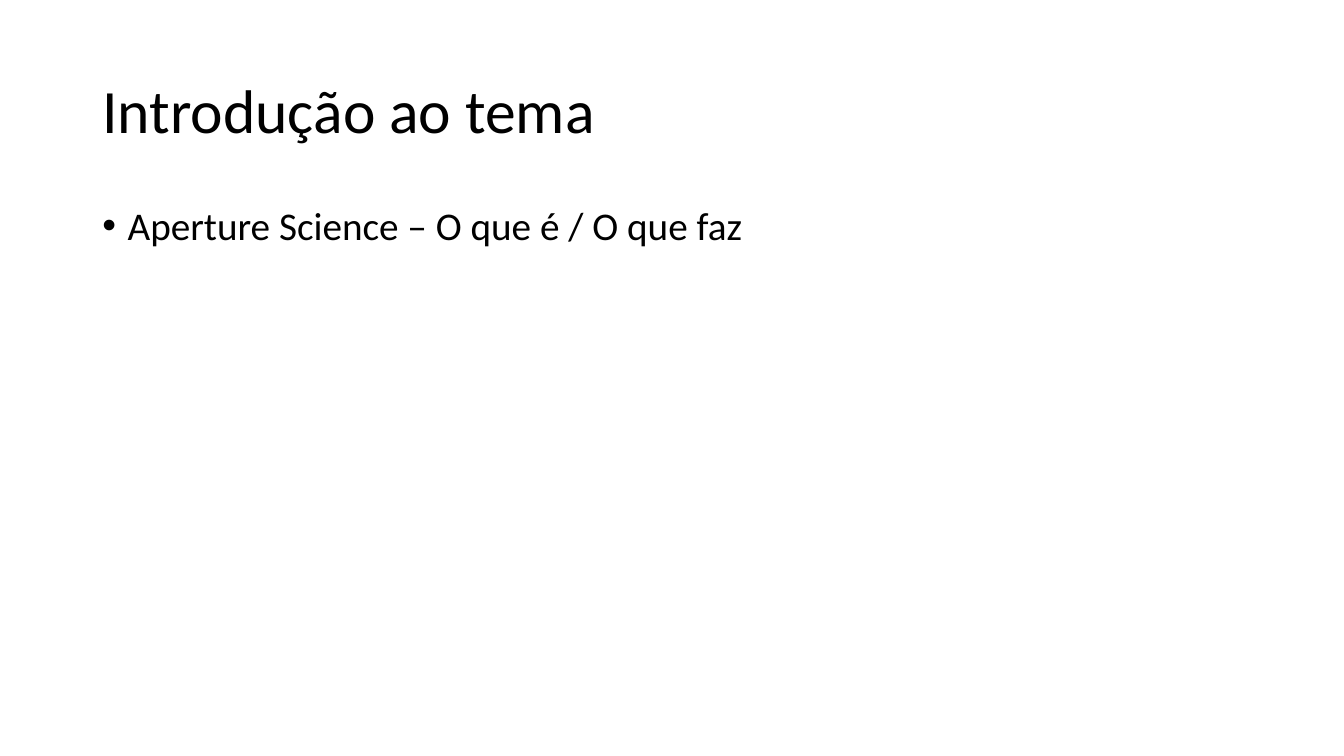
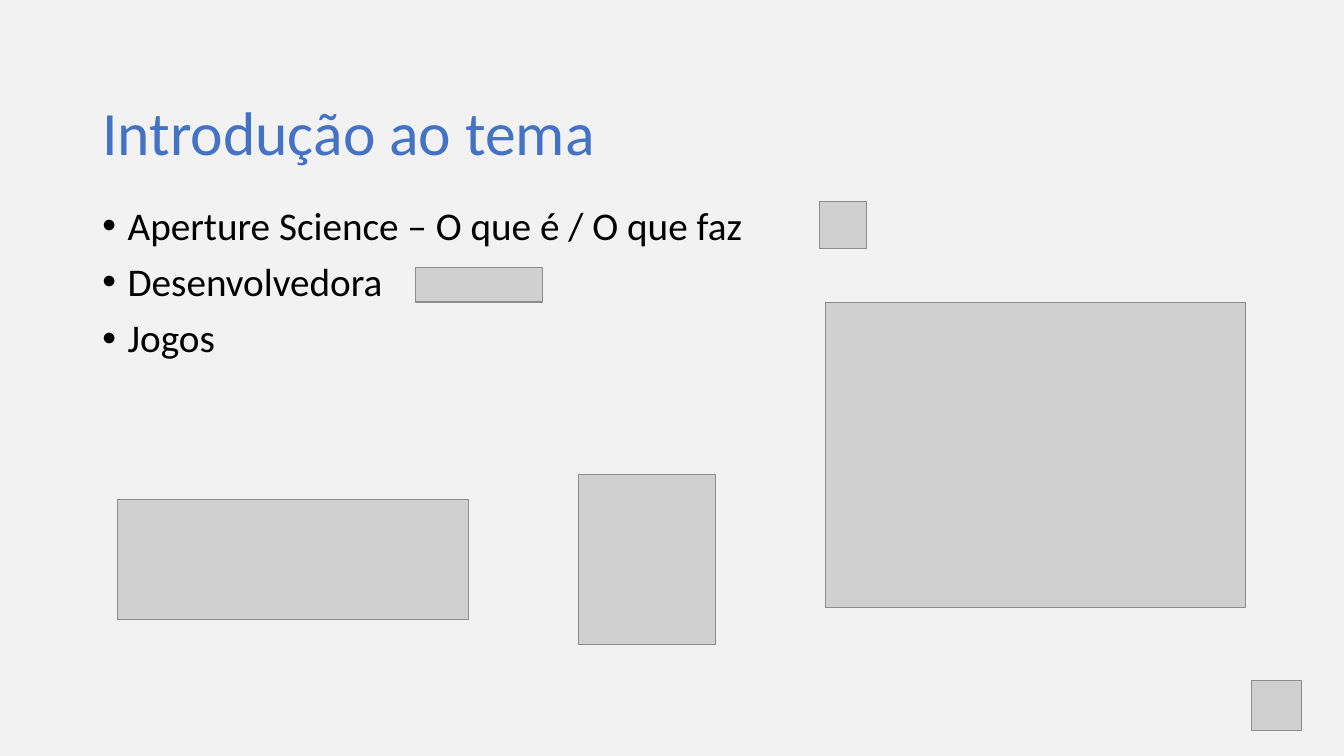
Before and after one commit to Pineapplentt/ThinkingWithPortals, a slide deck: slide 2 of doc/Apresentação Aperture.pptx. Drawn at 1344x756 pixels with LibreOffice and Linux fonts; fonts in the diff are those of the drawing; grey boxes stand for pictures. Boxes give left, top, right and bottom in pixels: in the first picture for what was removed or moved away, otherwise in the second. Text is boxed around its words. In the diff, an @@ line names an element or a change of style, - is before the commit and + after.

```diff
--- a/doc/Apresentação Aperture.pptx
+++ b/doc/Apresentação Aperture.pptx
@@ background #FFFFFF to #F2F2F2 @@
@@ title "Introdução ao tema": place and size @@
-title "Introdução ao tema" at bbox=[102, 90, 594, 144]
+title "Introdução ao tema" at bbox=[102, 112, 594, 166]
@@ title "Introdução ao tema" at bbox=[102, 112, 594, 166]: text colour #000000 to #4472C4 @@
@@ picture added at bbox=[820, 202, 867, 249] @@
@@ text at bbox=[128, 268, 383, 359]: paragraphs added @@
+• Desenvolvedora
+• Jogos
@@ picture added at bbox=[416, 267, 543, 301] @@
@@ picture added at bbox=[826, 302, 1246, 608] @@
@@ picture added at bbox=[579, 475, 716, 644] @@
@@ picture added at bbox=[118, 500, 469, 619] @@
@@ picture added at bbox=[1252, 682, 1302, 731] @@
```
Also in this commit, not shown: 4 other slides changed, 3 slides added, 1 slide removed, 12 other files.
